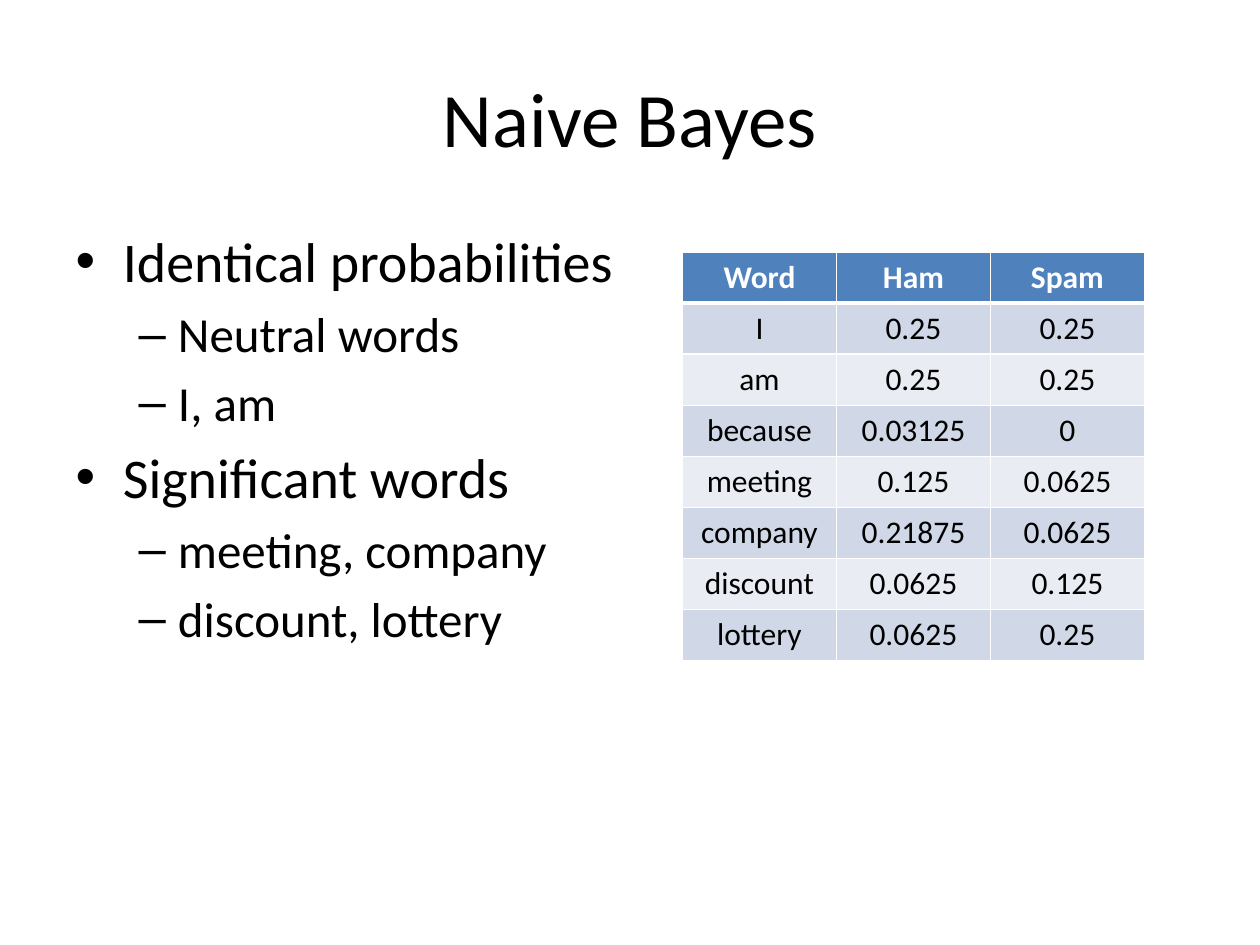
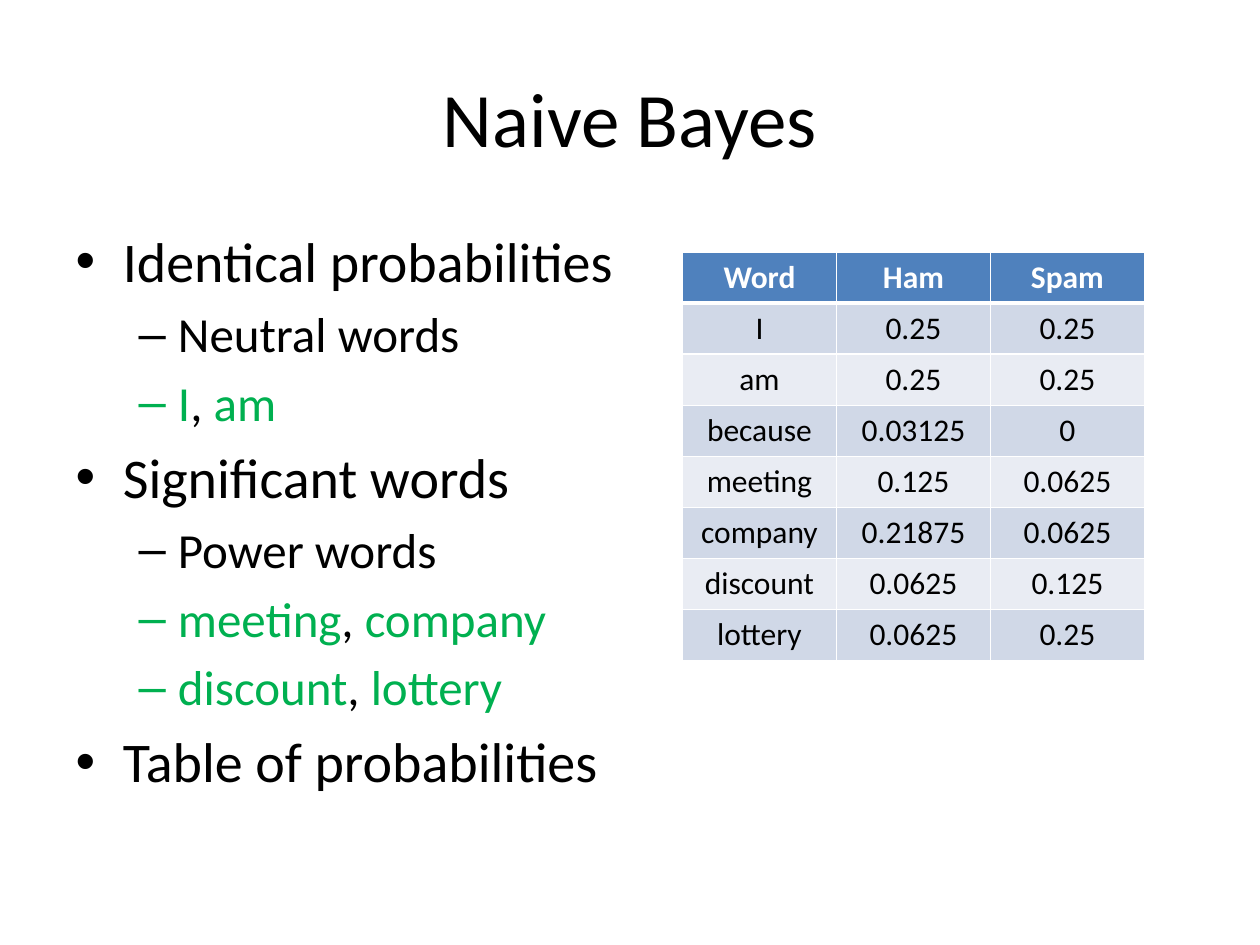
Before and after one commit to look4pritam/ArtificialIntelligence, a slide deck: slide 15 of MachineLearning/NaiveBayes/NaiveBayes.pptx. Drawn at 1260x945 pixels with LibreOffice and Linux fonts; fonts in the diff are those of the drawing. Boxes give left, top, right and bottom in pixels: in the first picture for what was removed or moved away, otherwise in the second. Text is boxed around its words. In the diff, an @@ line names an element or a change of style, - is before the commit and + after.

```diff
--- a/MachineLearning/NaiveBayes/NaiveBayes.pptx
+++ b/MachineLearning/NaiveBayes/NaiveBayes.pptx
@@ text at (x1=178, y1=389, x2=546, y2=713): text colour #000000 to #00B050 in "I, am", "meeting, company", "discount, lottery" @@
@@ text at (x1=178, y1=534, x2=437, y2=569): paragraph added @@
+  – Power words
@@ text at (x1=123, y1=743, x2=598, y2=791): paragraph added @@
+• Table of probabilities
```
Also in this commit, not shown: 4 other slides changed.
